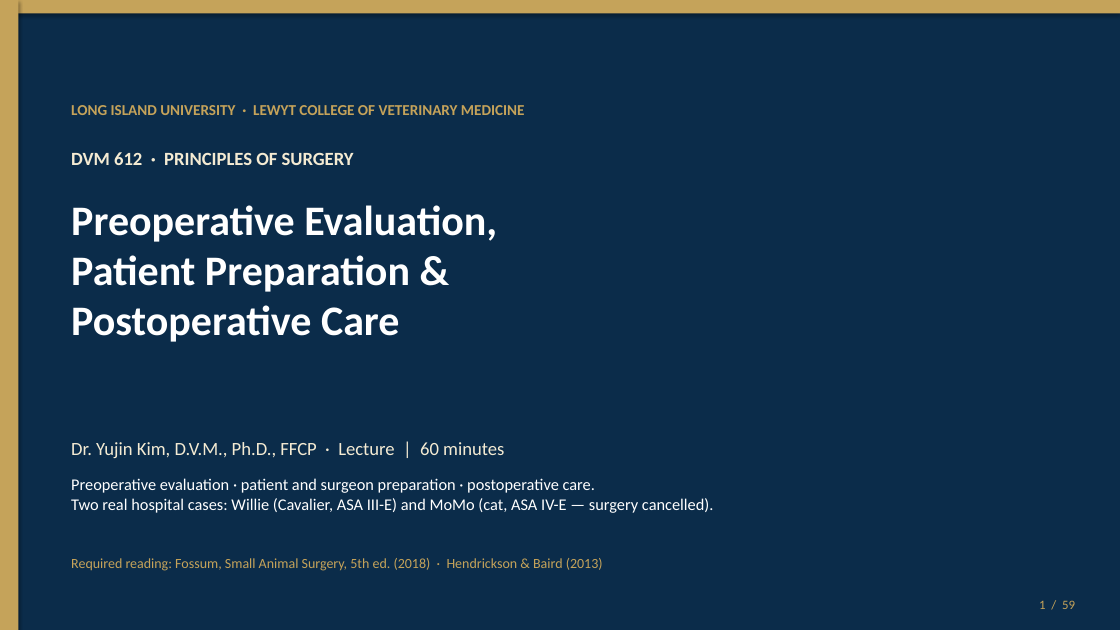
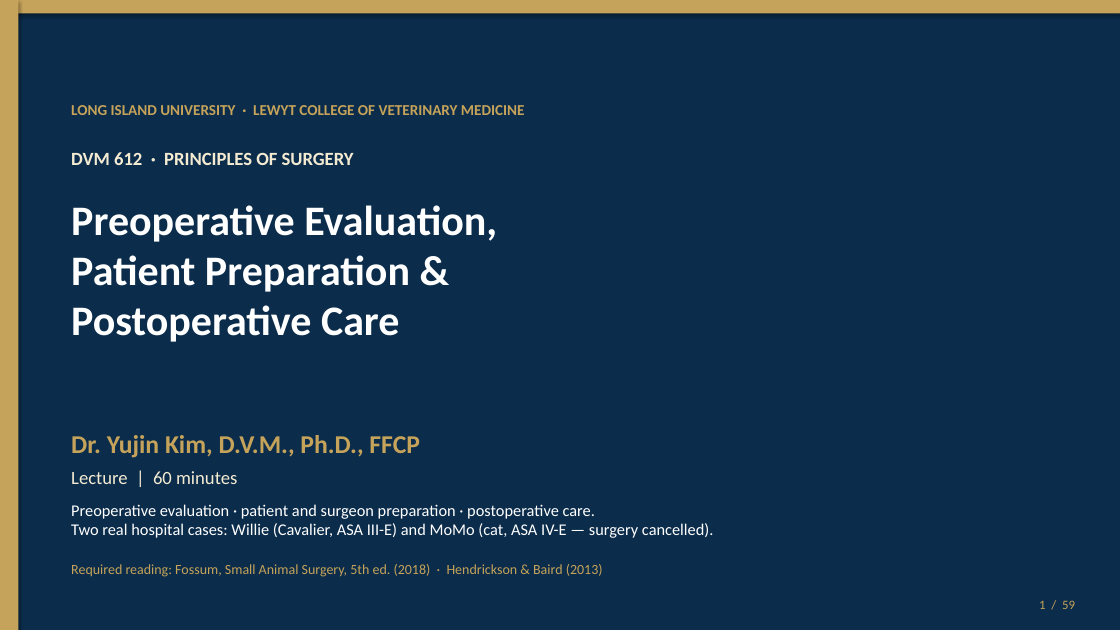
Before and after one commit to drkimvet/happycare, a slide deck: slide 1 of lectures/DVM-612_Week4_Preop_PatientPrep_Postop.pptx. Drawn at 1120x630 pixels with LibreOffice and Linux fonts; fonts in the diff are those of the drawing. Boxes give left, top, right and bottom in pixels: in the first picture for what was removed or moved away, otherwise in the second. Text is boxed around its words. In the diff, an @@ line names an element or a change of style, - is before the commit and + after.

```diff
--- a/lectures/DVM-612_Week4_Preop_PatientPrep_Postop.pptx
+++ b/lectures/DVM-612_Week4_Preop_PatientPrep_Postop.pptx
@@ text at <box>71,435,420,458</box>: text changed; size 16 to 22 pt; text colour #F4EBD3 to #C5A35A; bold on @@
-Dr. Yujin Kim, D.V.M., Ph.D., FFCP · Lecture | 60 minutes
+Dr. Yujin Kim, D.V.M., Ph.D., FFCP
@@ text added at <box>71,471,237,484</box>, 16 pt, text #F4EBD3 @@
+Lecture | 60 minutes
@@ text "Preoperative evaluation · patient and ...": place and size @@
-text "Preoperative evaluation · patient and ..." at <box>71,478,714,513</box>
+text "Preoperative evaluation · patient and ..." at <box>71,504,714,538</box>
@@ text "Required reading: Fossum, Small Animal ...": place and size @@
-text "Required reading: Fossum, Small Animal ..." at <box>71,558,603,571</box>
+text "Required reading: Fossum, Small Animal ..." at <box>71,564,603,577</box>
```
Also in this commit, not shown: 54 other slides changed, 2 other files.
